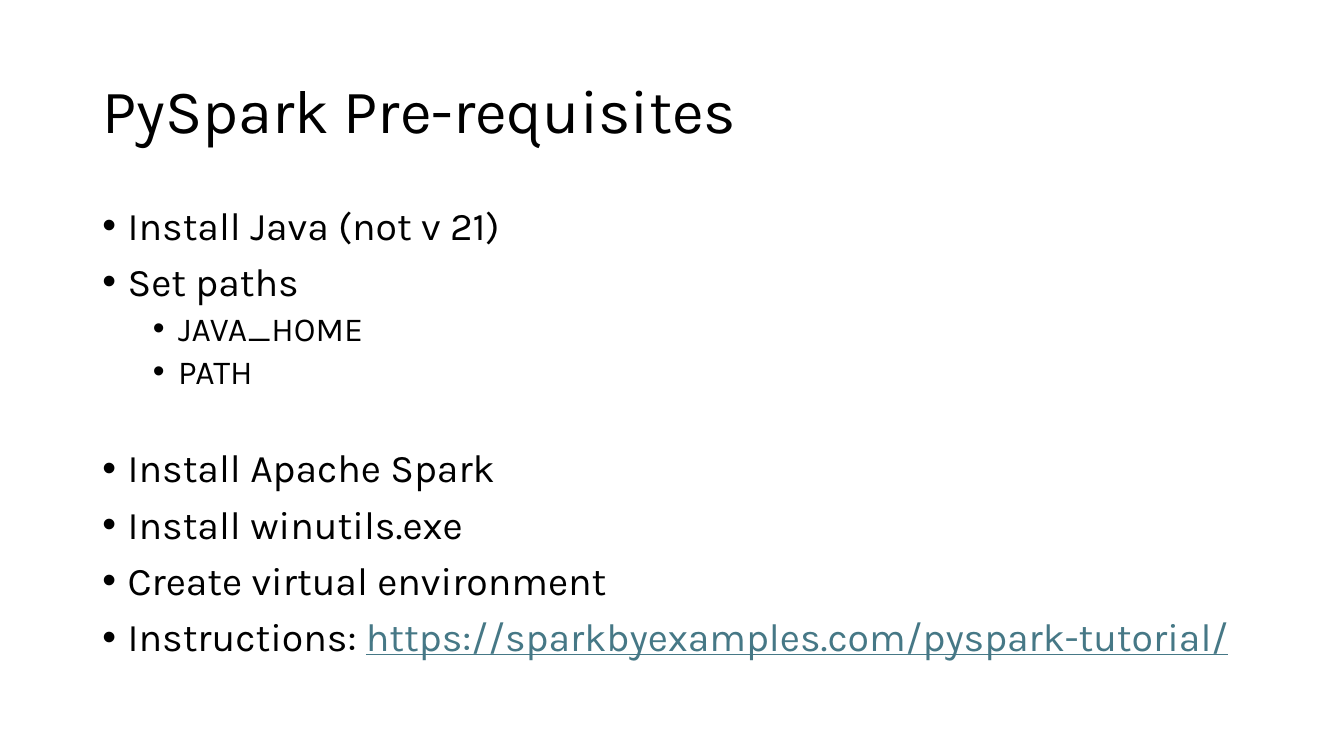
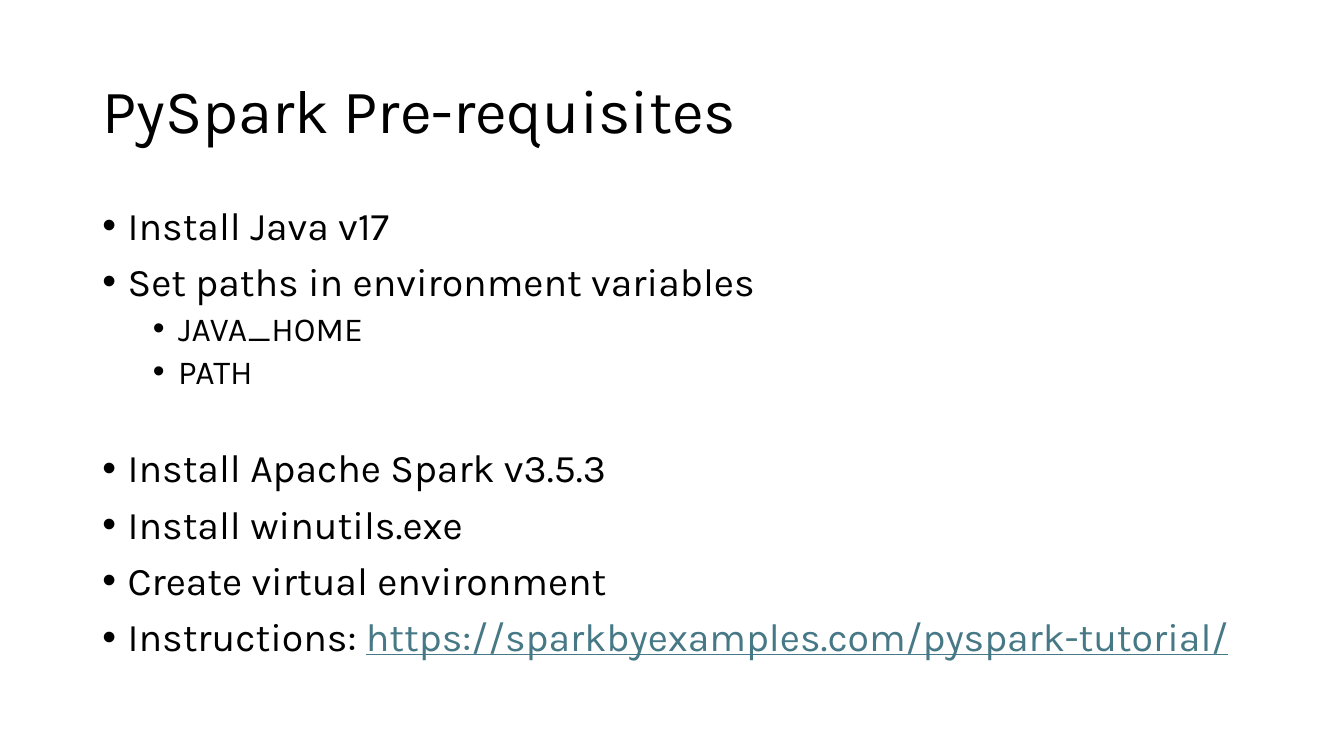
Before and after one commit to phil-a10/Talks, a slide deck: slide 54 of Data Engineering Using Free Tools/Learn Data Engineering For Free.pptx (slide 42 before the commit). Drawn at 1344x756 pixels with LibreOffice and Linux fonts; fonts in the diff are those of the drawing. Boxes give left, top, right and bottom in pixels: in the first picture for what was removed or moved away, otherwise in the second. Text is boxed around its words. In the diff, an @@ line names an element or a change of style, - is before the commit and + after.

```diff
--- a/Data Engineering Using Free Tools/Learn Data Engineering For Free.pptx
+++ b/Data Engineering Using Free Tools/Learn Data Engineering For Free.pptx
@@ text at <box>128,213,754,306</box>: text changed @@
-• Install Java (not v 21)
-• Set paths
+• Install Java v17
+• Set paths in environment variables
@@ text at <box>128,455,606,492</box>: text changed @@
-• Install Apache Spark
+• Install Apache Spark v3.5.3
```
Also in this commit, not shown: 3 other slides changed, 13 slides added, 2 other files.
